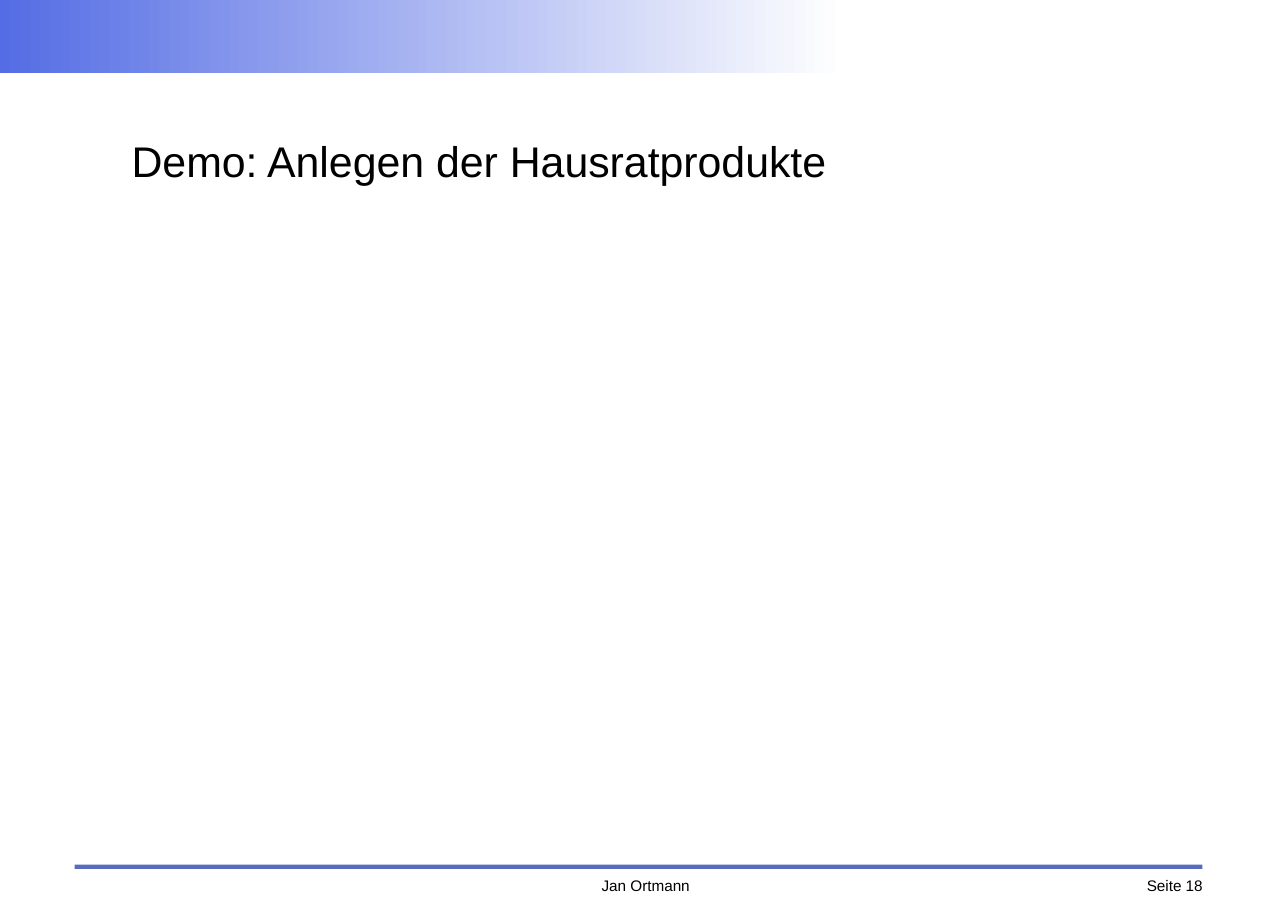
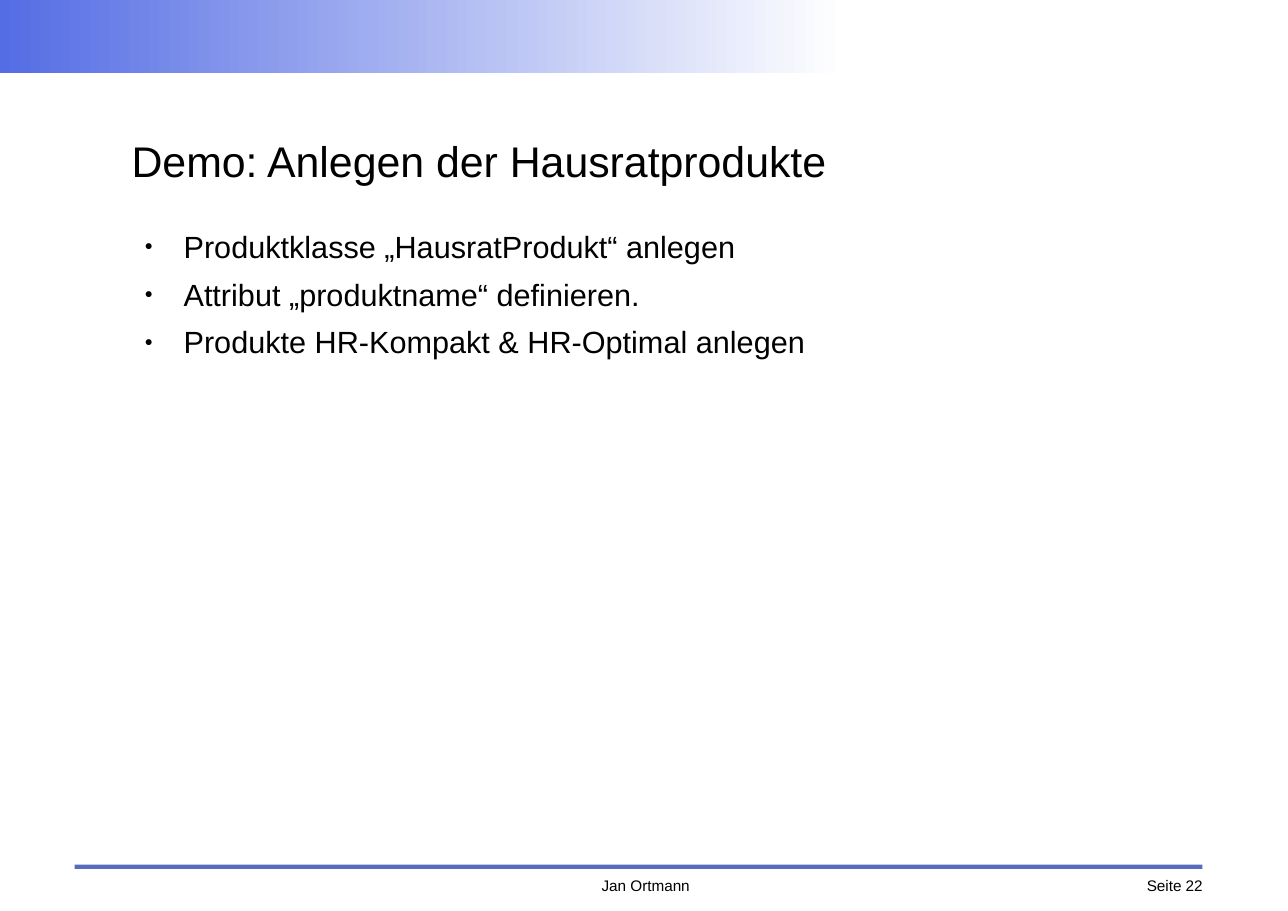
Before and after one commit to faktorips/faktorips.base, a slide deck: slide 22 of org.faktorips.doc/schulung/anwendungsentwicklung/FaktorIPS-Schulung.odp (slide 18 before the commit). Drawn at 1288x911 pixels with LibreOffice and Linux fonts; fonts in the diff are those of the drawing; background and template pictures are left out. Boxes give left, top, right and bottom in pixels: in the first picture for what was removed or moved away, otherwise in the second. Text is boxed around its words. In the diff, an @@ line names an element or a change of style, - is before the commit and + after.

```diff
--- a/org.faktorips.doc/schulung/anwendungsentwicklung/FaktorIPS-Schulung.odp
+++ b/org.faktorips.doc/schulung/anwendungsentwicklung/FaktorIPS-Schulung.odp
@@ text added at bbox=[184, 235, 805, 359], 20 pt, text #000000 @@
+● Produktklasse „HausratProdukt“ anlegen
+● Attribut „produktname“ definieren.
+● Produkte HR-Kompakt & HR-Optimal anlegen
@@ page number at bbox=[1147, 880, 1203, 891]: text changed @@
-Seite 18
+Seite 22
```
Also in this commit, not shown: 13 other slides changed, 13 slides added, 5 slides removed, 18 other files.
